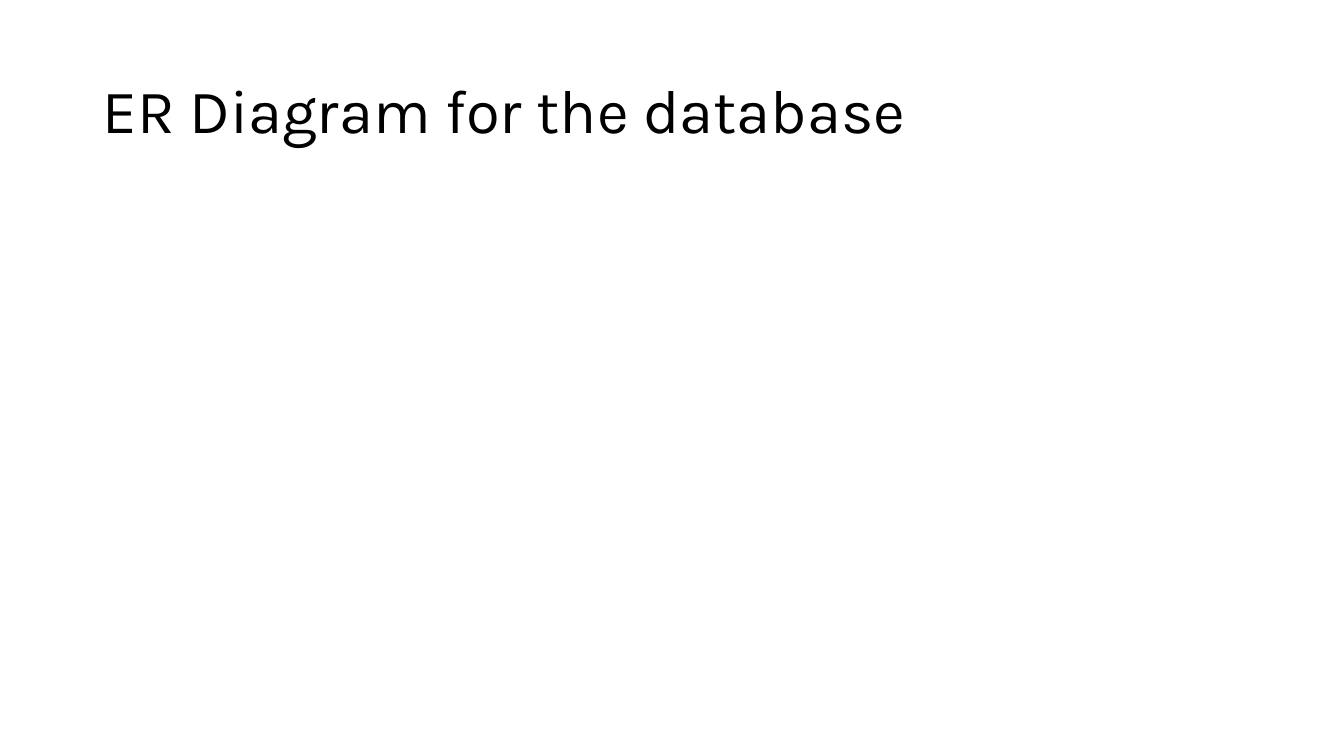
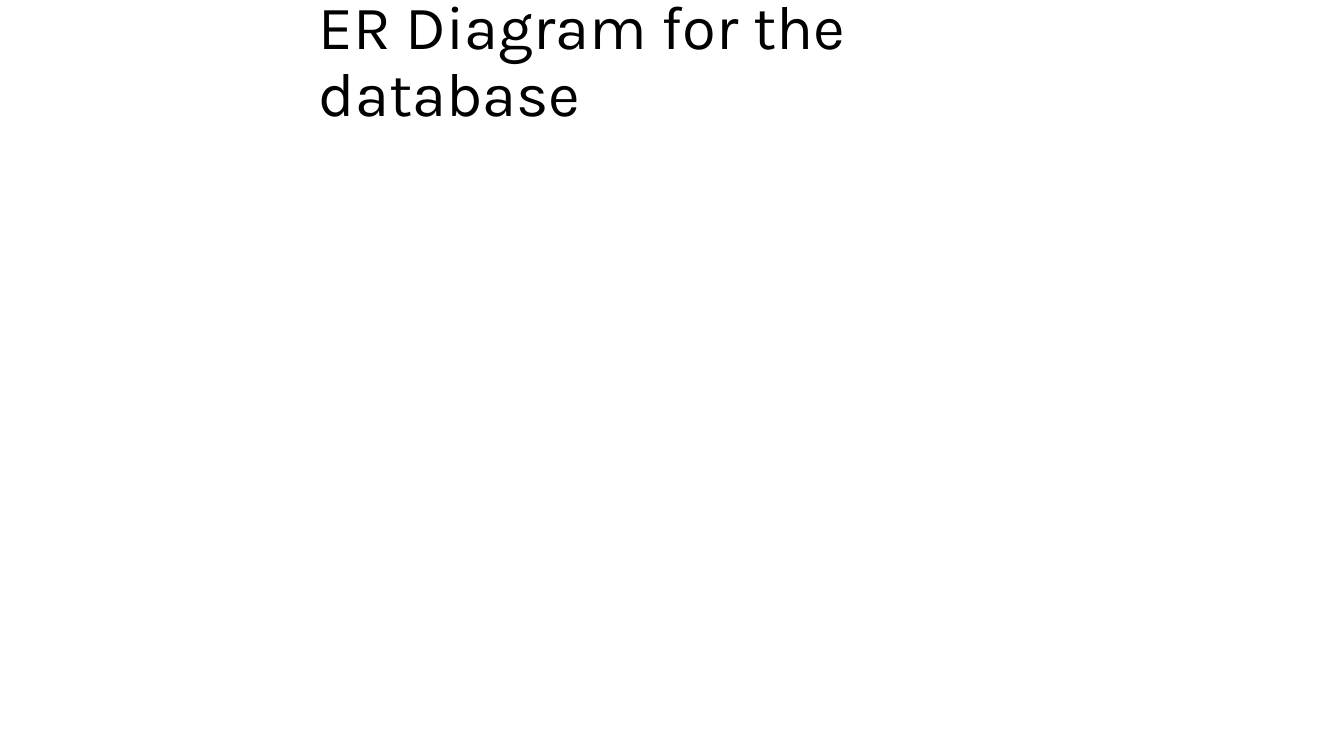
Before and after one commit to Nobodyishome1816/glowing-giggle, a slide deck: slide 3 of May23OCC/mywork/task1/design.pptx. Drawn at 1344x756 pixels with LibreOffice and Linux fonts; fonts in the diff are those of the drawing. Boxes give left, top, right and bottom in pixels: in the first picture for what was removed or moved away, otherwise in the second. Text is boxed around its words. In the diff, an @@ line names an element or a change of style, - is before the commit and + after.

```diff
--- a/May23OCC/mywork/task1/design.pptx
+++ b/May23OCC/mywork/task1/design.pptx
@@ title "ER Diagram for the database" rewrapped from (102,90,905,148) to (319,6,845,117) @@
```
Also in this commit, not shown: 3 other slides changed, 2 slides added, 1 slide removed.
